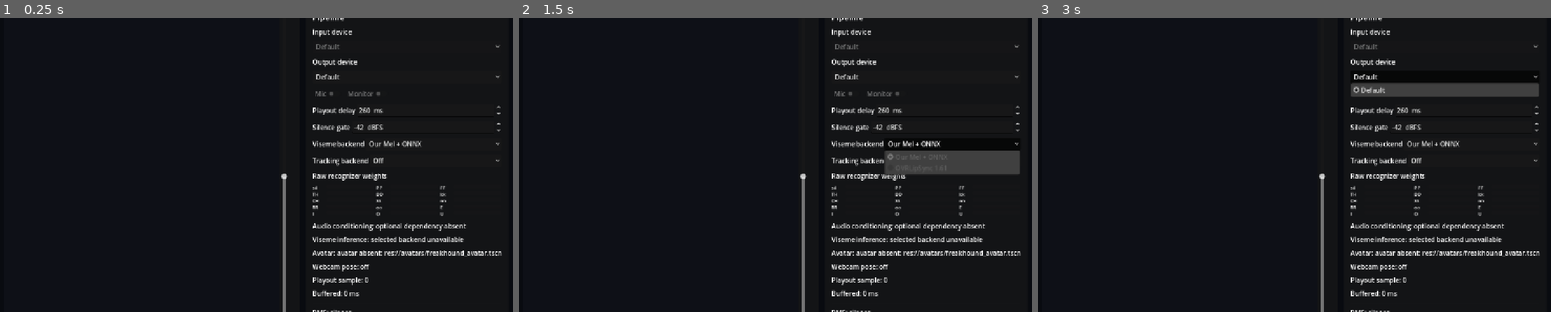
Above: before the commit, frames 1-3 (left to right).
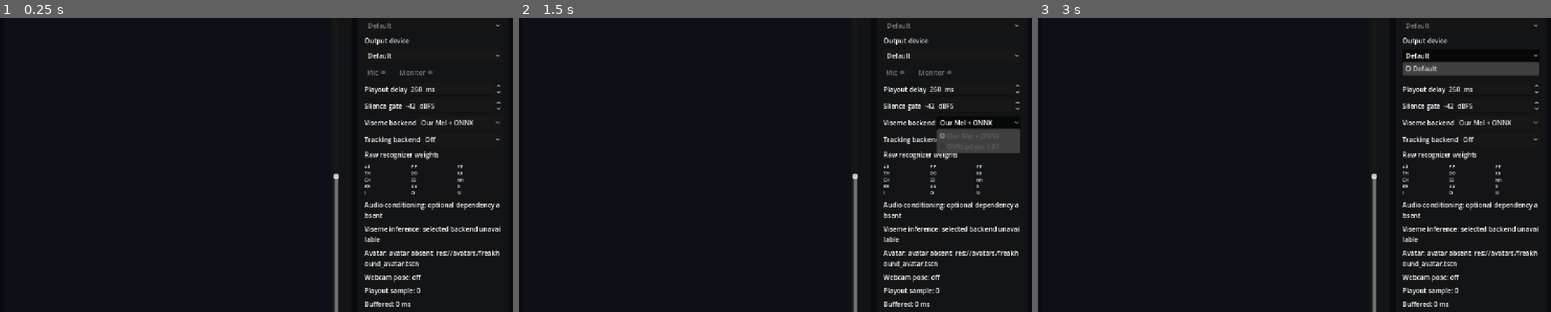
Above: after the commit, the same moments.

Repository: goatchurchprime/godot-vtuber
Game: Godot game, scene res://main.tscn
Two runs of this game, one before a commit and one after it. Both use one fixed random seed, a clock stepped at 60 frames per second and the inputs below.
Inputs:
- Up to frame 1 (0.25 s): no input
- Up to frame 2 (1.5 s): click "Default" at 0.5 s; click "Our Mel + ONNX" at 1.25 s
- Up to frame 3 (3 s): click "Off" at 2 s; click "Default" at 2.75 s

The runs differ from the first frame. In frame 1, 6.2% of the frame differs, in the area x 54-98%, y 0-100%; in frame 2, 8.9%; in frame 3, 8.7%.

Commit message:
Show avatar while authoring studio lighting

Diff:
--- a/main.tscn
+++ b/main.tscn
@@ -51,7 +51,7 @@
 layout_mode = 2
 size_flags_horizontal = 3
 
-[node name="PreviewLayout" type="HBoxContainer" parent="Margin/Rows/Columns/Preview"]
+[node name="PreviewLayout" type="HBoxContainer" parent="Margin/Rows/Columns/Preview" unique_id=2145246170]
 layout_mode = 2
 
 [node name="ViewportContainer" type="SubViewportContainer" parent="Margin/Rows/Columns/Preview/PreviewLayout" unique_id=1521969208]
@@ -61,31 +61,31 @@
 
 [node name="Viewport" type="SubViewport" parent="Margin/Rows/Columns/Preview/PreviewLayout/ViewportContainer" unique_id=426418724]
 handle_input_locally = false
-size = Vector2i(500, 748)
+size = Vector2i(827, 748)
 render_target_update_mode = 4
 
 [node name="Studio" parent="Margin/Rows/Columns/Preview/PreviewLayout/ViewportContainer/Viewport" unique_id=1291974210 instance=ExtResource("4_studio")]
 
-[node name="Framing" type="VBoxContainer" parent="Margin/Rows/Columns/Preview/PreviewLayout"]
+[node name="Framing" type="VBoxContainer" parent="Margin/Rows/Columns/Preview/PreviewLayout" unique_id=84829123]
 custom_minimum_size = Vector2(44, 0)
 layout_mode = 2
 theme_override_constants/separation = 4
 
-[node name="Up" type="Label" parent="Margin/Rows/Columns/Preview/PreviewLayout/Framing"]
+[node name="Up" type="Label" parent="Margin/Rows/Columns/Preview/PreviewLayout/Framing" unique_id=1446348584]
 layout_mode = 2
 text = "Up"
 horizontal_alignment = 1
 
-[node name="AvatarY" type="VSlider" parent="Margin/Rows/Columns/Preview/PreviewLayout/Framing"]
+[node name="AvatarY" type="VSlider" parent="Margin/Rows/Columns/Preview/PreviewLayout/Framing" unique_id=711888005]
 unique_name_in_owner = true
 layout_mode = 2
 size_flags_vertical = 3
+tooltip_text = "Move the avatar vertically in the broadcast frame"
 min_value = -1.0
 max_value = 1.0
 step = 0.01
-tooltip_text = "Move the avatar vertically in the broadcast frame"
-
-[node name="Down" type="Label" parent="Margin/Rows/Columns/Preview/PreviewLayout/Framing"]
+
+[node name="Down" type="Label" parent="Margin/Rows/Columns/Preview/PreviewLayout/Framing" unique_id=179994129]
 layout_mode = 2
 text = "Down"
 horizontal_alignment = 1
@@ -211,31 +211,37 @@
 unique_name_in_owner = true
 layout_mode = 2
 text = "Audio conditioning: unavailable"
+autowrap_mode = 1
 
 [node name="Visemes" type="Label" parent="Margin/Rows/Columns/Diagnostics/Margin/Rows" unique_id=1127928670]
 unique_name_in_owner = true
 layout_mode = 2
 text = "Viseme inference: unavailable"
+autowrap_mode = 1
 
 [node name="AvatarStatus" type="Label" parent="Margin/Rows/Columns/Diagnostics/Margin/Rows" unique_id=1508757058]
 unique_name_in_owner = true
 layout_mode = 2
 text = "Avatar: unavailable"
+autowrap_mode = 1
 
 [node name="Pose" type="Label" parent="Margin/Rows/Columns/Diagnostics/Margin/Rows" unique_id=1005780654]
 unique_name_in_owner = true
 layout_mode = 2
 text = "Webcam pose: unavailable"
+autowrap_mode = 1
 
 [node name="Clock" type="Label" parent="Margin/Rows/Columns/Diagnostics/Margin/Rows" unique_id=510732433]
 unique_name_in_owner = true
 layout_mode = 2
 text = "Playout sample: 0"
+autowrap_mode = 1
 
 [node name="Buffer" type="Label" parent="Margin/Rows/Columns/Diagnostics/Margin/Rows" unique_id=906151904]
 unique_name_in_owner = true
 layout_mode = 2
 text = "Buffered: 0 ms"
+autowrap_mode = 1
 
 [node name="Level" type="ProgressBar" parent="Margin/Rows/Columns/Diagnostics/Margin/Rows" unique_id=530185489]
 unique_name_in_owner = true
@@ -247,6 +253,7 @@
 unique_name_in_owner = true
 layout_mode = 2
 text = "RMS: silence"
+autowrap_mode = 1
 
 [node name="Note" type="Label" parent="Margin/Rows/Columns/Diagnostics/Margin/Rows" unique_id=1926118065]
 layout_mode = 2
@@ -265,14 +272,14 @@
 stream = SubResource("AudioStreamGenerator_monitor")
 bus = &"VTuberMonitor"
 
-[node name="CameraFeedbackWindow" type="Window" parent="."]
+[node name="CameraFeedbackWindow" type="Window" parent="." unique_id=1597610268]
 unique_name_in_owner = true
 title = "MediaPipe tracking feedback"
 initial_position = 1
 size = Vector2i(640, 480)
 visible = false
 
-[node name="Rows" type="VBoxContainer" parent="CameraFeedbackWindow"]
+[node name="Rows" type="VBoxContainer" parent="CameraFeedbackWindow" unique_id=1977462167]
 anchors_preset = 15
 anchor_right = 1.0
 anchor_bottom = 1.0
--- a/scenes/studio.tscn
+++ b/scenes/studio.tscn
@@ -1,46 +1,45 @@
-[gd_scene load_steps=3 format=3]
+[gd_scene format=3 uid="uid://cldtusvai8a77"]
 
-[ext_resource type="Script" path="res://src/avatar/avatar_driver.gd" id="1_avatar"]
+[ext_resource type="Script" uid="uid://dhubwmmqs6tr2" path="res://src/avatar/avatar_driver.gd" id="1_avatar"]
 
 [sub_resource type="Environment" id="Environment_studio"]
 background_mode = 1
 background_color = Color(0.055, 0.065, 0.09, 1)
 ambient_light_source = 3
 ambient_light_color = Color(0.62, 0.68, 0.82, 1)
-ambient_light_energy = 0.55
+ambient_light_energy = 0.25
 tonemap_mode = 2
 
-[node name="Studio" type="Node3D"]
+[node name="Studio" type="Node3D" unique_id=1449394555]
 
-[node name="Environment" type="WorldEnvironment" parent="."]
+[node name="Environment" type="WorldEnvironment" parent="." unique_id=181039712]
 environment = SubResource("Environment_studio")
 
-[node name="KeyLight" type="DirectionalLight3D" parent="."]
-rotation_degrees = Vector3(-35, -25, 0)
+[node name="KeyLight" type="DirectionalLight3D" parent="." unique_id=1609903839]
+transform = Transform3D(0.90630776, 0.24240388, -0.34618863, 0, 0.81915206, 0.57357645, 0.42261827, -0.5198368, 0.74240386, 0, 0, 0)
 light_color = Color(1, 0.88, 0.78, 1)
-light_energy = 1.15
+light_energy = 0.65
 shadow_enabled = true
 
-[node name="FillLight" type="OmniLight3D" parent="."]
-position = Vector3(-1.3, 1.75, 1.2)
+[node name="FillLight" type="OmniLight3D" parent="." unique_id=1106888508]
+transform = Transform3D(1, 0, 0, 0, 1, 0, 0, 0, 1, -1.3, 1.75, 1.2)
 light_color = Color(0.55, 0.7, 1, 1)
-light_energy = 2.2
+light_energy = 0.9
 omni_range = 4.0
 
-[node name="RimLight" type="SpotLight3D" parent="."]
-position = Vector3(1.2, 2.1, -0.6)
-rotation_degrees = Vector3(-155, 25, 180)
+[node name="RimLight" type="SpotLight3D" parent="." unique_id=505897491]
+transform = Transform3D(-0.9785163, -0.08713114, 0.18685341, 1.0348406e-07, 0.90630776, 0.42261836, -0.20616987, 0.41353887, -0.88683677, 1.2, 2.1, -3.1074758)
 light_color = Color(0.7, 0.8, 1, 1)
-light_energy = 3.0
+light_energy = 0.8
 spot_range = 5.0
 
-[node name="BroadcastCamera" type="Camera3D" parent="."]
+[node name="BroadcastCamera" type="Camera3D" parent="." unique_id=907660192]
 transform = Transform3D(1, 0, 0, 0, 1, 0, 0, 0, 1, 0, 1.1, 3.2)
 current = true
 fov = 32.0
 
-[node name="AvatarAnchor" type="Node3D" parent="."]
+[node name="AvatarAnchor" type="Node3D" parent="." unique_id=511201333]
 
-[node name="Avatar" type="Node3D" parent="AvatarAnchor"]
+[node name="Avatar" type="Node3D" parent="AvatarAnchor" unique_id=1726280495]
 unique_name_in_owner = true
 script = ExtResource("1_avatar")
--- a/src/avatar/avatar_driver.gd
+++ b/src/avatar/avatar_driver.gd
@@ -1,3 +1,4 @@
+@tool
 class_name AvatarDriver
 extends Node3D
 
@@ -29,6 +30,8 @@
 ]
 
 @export_file("*.vrm", "*.tscn", "*.scn", "*.glb", "*.gltf") var avatar_path := "res://avatars/freakhound_avatar.tscn"
+@export_range(0.0, 4.0, 0.05, "or_greater") var spring_stiffness_multiplier := 1.5
+@export_range(0.0, 3.0, 0.05, "or_greater") var spring_drag_multiplier := 1.25
 
 var status := "no avatar"
 var _meshes: Array[MeshInstance3D] = []
@@ -43,6 +46,8 @@
 func load_avatar(path: String) -> bool:
 	if not ResourceLoader.exists(path):
 		status = "avatar absent: %s" % path
+		if Engine.is_editor_hint():
+			_create_editor_standin()
 		return false
 	var packed := load(path) as PackedScene
 	if packed == null:
@@ -52,8 +57,65 @@
 	avatar.name = "Avatar"
 	add_child(avatar)
 	_avatar_root = avatar as Node3D
+	# Imported VRMSecondary initializes after the scene enters the tree and first
+	# mirrors its original array to the root, so apply policy on the next turn.
+	call_deferred("_apply_spring_tuning", avatar)
 	_find_viseme_meshes(avatar)
 	return not _meshes.is_empty()
+
+
+func _apply_spring_tuning(root: Node) -> void:
+	# VRMSecondary mirrors this root property. Writing both directions would let
+	# the proxy overwrite our tuned resources with its original array.
+	var vrm_root := _find_spring_owner(root)
+	if vrm_root == null:
+		return
+	for spring: Resource in vrm_root.get("spring_bones"):
+		if not spring.has_meta(&"vtuber_base_stiffness"):
+			spring.set_meta(&"vtuber_base_stiffness", float(spring.get("stiffness_scale")))
+			spring.set_meta(&"vtuber_base_drag", float(spring.get("drag_force_scale")))
+		spring.set(
+			"stiffness_scale",
+			float(spring.get_meta(&"vtuber_base_stiffness")) * spring_stiffness_multiplier,
+		)
+		spring.set(
+			"drag_force_scale",
+			float(spring.get_meta(&"vtuber_base_drag")) * spring_drag_multiplier,
+		)
+
+
+func _find_spring_owner(node: Node) -> Node:
+	for property: Dictionary in node.get_property_list():
+		if property.name == &"spring_bones" and node.name != &"secondary":
+			return node
+	for child in node.get_children(true):
+		var found := _find_spring_owner(child)
+		if found != null:
+			return found
+	return null
+
+
+func _create_editor_standin() -> void:
+	var material := StandardMaterial3D.new()
+	material.albedo_color = Color(0.55, 0.62, 0.75)
+	var body_mesh := CapsuleMesh.new()
+	body_mesh.radius = 0.32
+	body_mesh.height = 1.35
+	var body := MeshInstance3D.new()
+	body.name = "EditorStandInBody"
+	body.mesh = body_mesh
+	body.material_override = material
+	body.position.y = 0.7
+	add_child(body)
+	var head_mesh := SphereMesh.new()
+	head_mesh.radius = 0.24
+	head_mesh.height = 0.48
+	var head := MeshInstance3D.new()
+	head.name = "EditorStandInHead"
+	head.mesh = head_mesh
+	head.material_override = material
+	head.position.y = 1.62
+	add_child(head)
 
 
 func _find_viseme_meshes(root: Node) -> void:
--- a/tests/main_scene_smoke.gd
+++ b/tests/main_scene_smoke.gd
@@ -22,5 +22,11 @@
 	assert(is_equal_approx(main.avatar_anchor.position.y, 0.25))
 	var camera: Camera3D = main.get_node("Margin/Rows/Columns/Preview/PreviewLayout/ViewportContainer/Viewport/Studio/BroadcastCamera")
 	assert(camera.position.z >= 3.0, "broadcast camera is still framed as an extreme close-up")
+	var springs: Array = avatar._avatar_root.get("spring_bones")
+	assert(springs.size() == 3, "expected two ear springs and one hair spring")
+	assert(float(springs[0].stiffness_scale) > 1.1, "ear spring tuning was not applied: %s" % springs[0].stiffness_scale)
+	assert(float(springs[2].stiffness_scale) > 0.8, "hair spring tuning was not applied: %s" % springs[2].stiffness_scale)
+	var environment: WorldEnvironment = main.get_node("Margin/Rows/Columns/Preview/PreviewLayout/ViewportContainer/Viewport/Studio/Environment")
+	assert(environment.environment.ambient_light_energy <= 0.25, "studio ambient light is still over-bright")
 	print("Main scene ready | %s | %s" % [stream.status, avatar.status])
 	quit()
Not shown, changed: README.md
